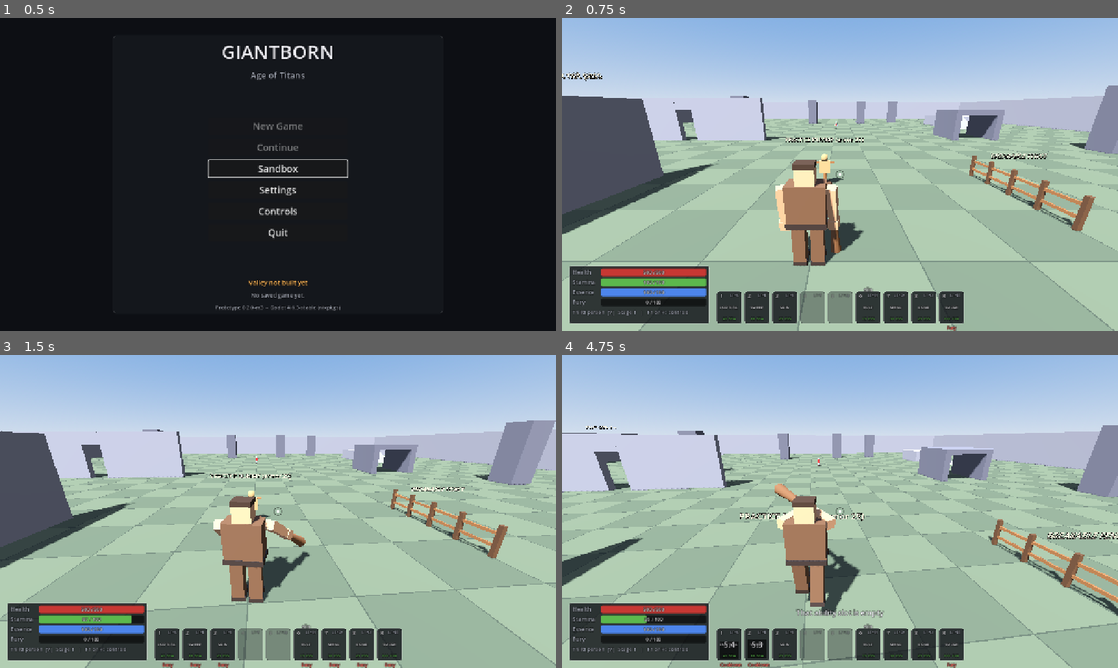
Above: before the commit, frames 1-4 (two rows, left to right).
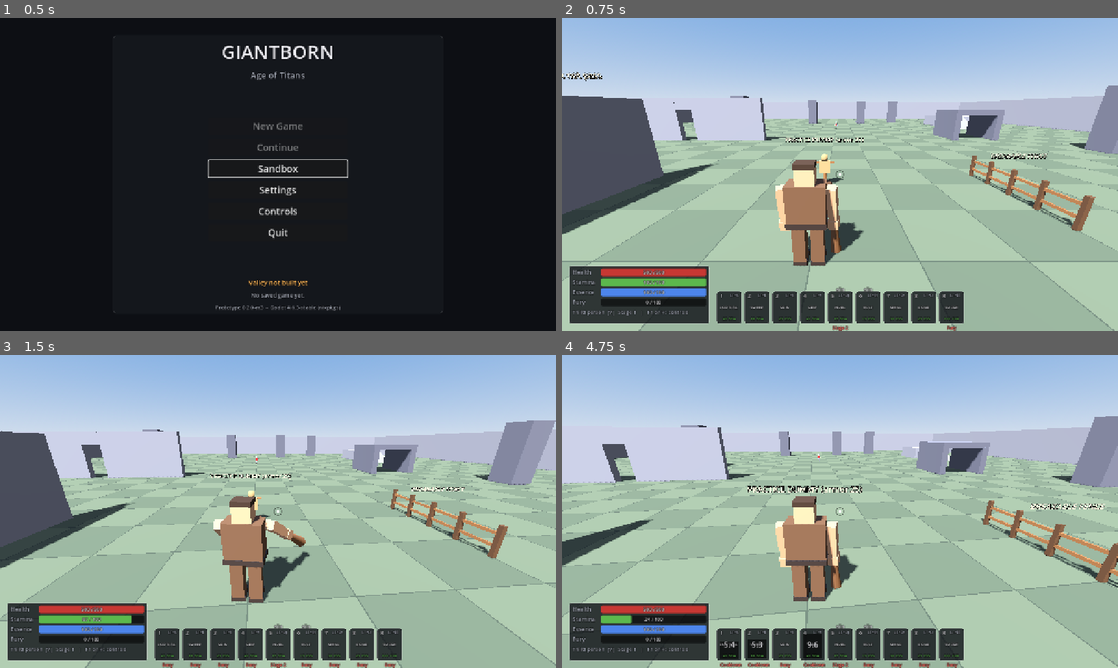
Above: after the commit, the same moments.

Repository: darkstalkermap-prog/Giantborne-Age-of-Titans
Game: Godot game, scene res://scenes/main.tscn
Two runs of this game, one before a commit and one after it. Both use one fixed random seed, a clock stepped at 60 frames per second and the inputs below.
Inputs (mouse positions are in pixels of both pictures, inside the frame that each line leads up to):
- Up to frame 1 (0.5 s): no input
- Up to frame 2 (0.75 s): click "Sandbox" at 0.5 s
- Up to frame 3 (1.5 s): tap Enter at 1.25 s; move the mouse to (305, 511) at 1.27 s; hold W (move_forward) from 1.28 s (still down); right-click (305, 511) at 1.35 s; click (305, 511) at 1.42 s
- Up to frame 4 (4.75 s): keep holding W (move_forward); tap F (jump) at 1.52, 2.27, 3.77, 4.52 s; move the mouse to (812, 511) at 2.02 s; tap 1 (ability_1) at 2.1 s; right-click (812, 511) at 2.3 s; move the mouse to (851, 505) at 2.77 s; tap 2 (ability_2) at 2.85 s; right-click (851, 505) at 3.05 s; move the mouse to (834, 517) at 3.52 s; tap 3 (ability_3) at 3.6 s; click (834, 517) at 3.67 s; right-click (834, 517) at 3.8 s; move the mouse to (878, 514) at 4.27 s; tap 4 (ability_4) at 4.35 s; right-click (878, 514) at 4.55 s

Frame 1 is identical in both runs. In frame 2, 0.9% of the frame differs, in the area x 42-53%, y 85-100%; in frame 3, 1.0%; in frame 4, 14%, in the area x 0-100%, y 19-100%.

Commit message:
P07: grab schema fields and data: grab_hold, throw_held, Crushing Grip, Boulder Hurl; slots 4-5, the ability library, growth.02 unlock; soldier and wolf grab_attach; a soldier staggers 1.5 s against a giant twice its height
Co-Authored-By: Claude Opus 5.5 <noreply@anthropic.com>
Claude-Session: https://claude.ai/code/session_01Go6wybtSnFfKQb9VkEEDGU

Diff:
--- /dev/null
+++ b/data/abilities/boulder_hurl.json
@@ -0,0 +1,30 @@
+{
+	"schema_version": 1,
+	"id": "ability.boulder_hurl",
+	"type": "action",
+	"kind": "ability",
+	"display_name": "Boulder Hurl",
+	"hotbar_label": "HURL",
+	"description": "Rip a rock from the ground and hurl it on an arc (25 m) at the locked target or the crosshair; it splashes 1.5 m. A projectile, so it topples what only projectiles can (the watch cairn).",
+	"power": 40,
+	"damage_type": "physical",
+	"ability_multiplier": 1.6,
+	"stamina_cost": 15,
+	"cooldown_s": 6,
+	"windup_s": 0.45,
+	"active_s": 0.05,
+	"recovery_s": 0.45,
+	"poise_damage": 30,
+	"max_hits_per_target": 1,
+	"interrupt_policy": "hard_stagger",
+	"tags": ["Ability", "Projectile", "Ranged", "Unparryable"],
+	"category": "projectile",
+	"uses_weapon": false,
+	"size_policy": "attacker_growth",
+	"hit_shape": "projectile",
+	"projectile": {"speed_mps": 28, "radius_m": 0.6, "range_m": 25, "gravity_mps2": 9.8, "aim": "lock_or_camera",
+		"arc_to_target": true, "launch_offset_m": [0.7, 3.2, -0.6], "visual": "boulder", "impact_radius_m": 1.5},
+	"movement": {"windup_speed_mult": 0.2, "active_speed_mult": 0.2, "recovery_speed_mult": 0.5},
+	"unlock_stage": 2,
+	"unlock_level": 3
+}
--- /dev/null
+++ b/data/abilities/crushing_grip.json
@@ -0,0 +1,31 @@
+{
+	"schema_version": 1,
+	"id": "ability.crushing_grip",
+	"type": "action",
+	"kind": "ability",
+	"display_name": "Crushing Grip",
+	"hotbar_label": "GRIP",
+	"description": "Crush a small target in your fist, then let it drop: the one you hold, or a staggered one in reach (grabbed and crushed in one move).",
+	"power": 40,
+	"damage_type": "physical",
+	"ability_multiplier": 1.5,
+	"stamina_cost": 20,
+	"cooldown_s": 10,
+	"windup_s": 0.25,
+	"active_s": 0.10,
+	"recovery_s": 0.35,
+	"poise_damage": 30,
+	"max_hits_per_target": 1,
+	"interrupt_policy": "hard_stagger",
+	"tags": ["Ability", "Grab", "Unblockable", "Unparryable"],
+	"category": "ability",
+	"uses_weapon": false,
+	"crit_eligible": false,
+	"size_policy": "attacker_growth",
+	"hit_shape": "grab",
+	"grab": {"mode": "crush", "release_after": true, "max_mass": "small"},
+	"motion": {"phase": "windup", "speed_mps": 9.0},
+	"movement": {"windup_speed_mult": 0.0, "active_speed_mult": 0.0, "recovery_speed_mult": 0.3},
+	"soft_target_max_deg": 0,
+	"unlock_level": 2
+}
--- /dev/null
+++ b/data/abilities/grab_hold.json
@@ -0,0 +1,30 @@
+{
+	"schema_version": 1,
+	"id": "ability.grab_hold",
+	"type": "action",
+	"kind": "ability",
+	"display_name": "Grab",
+	"hotbar_label": "GRAB",
+	"description": "E on a staggered target in reach: lunge (at most the stage's grab_lunge_m, stopping at 0.8 x grab_reach_m) and lift it. Then light or heavy throws it, E puts it down, Crushing Grip crushes it.",
+	"power": 0,
+	"damage_type": "physical",
+	"ability_multiplier": 1.0,
+	"stamina_cost": 0,
+	"cooldown_s": 0,
+	"windup_s": 0.25,
+	"active_s": 0.10,
+	"recovery_s": 0.20,
+	"poise_damage": 0,
+	"max_hits_per_target": 1,
+	"interrupt_policy": "hard_stagger",
+	"tags": ["Grab"],
+	"category": "ability",
+	"uses_weapon": false,
+	"crit_eligible": false,
+	"size_policy": "none",
+	"hit_shape": "grab",
+	"grab": {"mode": "hold"},
+	"motion": {"phase": "windup", "speed_mps": 9.0},
+	"movement": {"windup_speed_mult": 0.0, "active_speed_mult": 0.0, "recovery_speed_mult": 0.3},
+	"soft_target_max_deg": 0
+}
--- /dev/null
+++ b/data/abilities/throw_held.json
@@ -0,0 +1,32 @@
+{
+	"schema_version": 1,
+	"id": "ability.throw_held",
+	"type": "action",
+	"kind": "ability",
+	"display_name": "Throw",
+	"hotbar_label": "THROW",
+	"description": "Light or heavy while holding: hurl the held body on an arc at the locked target or the crosshair. It hits whatever it meets (ordinary hits), and lands hurt.",
+	"power": 40,
+	"damage_type": "physical",
+	"ability_multiplier": 1.2,
+	"stamina_cost": 12,
+	"cooldown_s": 0,
+	"windup_s": 0.30,
+	"active_s": 0.05,
+	"recovery_s": 0.40,
+	"poise_damage": 30,
+	"max_hits_per_target": 1,
+	"interrupt_policy": "hard_stagger",
+	"tags": ["Ability", "Throw", "Projectile", "Ranged", "Unparryable"],
+	"category": "projectile",
+	"uses_weapon": false,
+	"crit_eligible": false,
+	"size_policy": "attacker_growth",
+	"hit_shape": "projectile",
+	"projectile": {"speed_mps": 20, "radius_m": 0.6, "range_m": 20, "gravity_mps2": 9.8, "aim": "lock_or_camera",
+		"arc_to_target": true, "launch_offset_m": [-1.0, 4.3, 0.2], "visual": "thrown_body", "impact_radius_m": 1.5},
+	"movement": {"windup_speed_mult": 0.3, "active_speed_mult": 0.3, "recovery_speed_mult": 0.5},
+	"knockback_impulse": 4.0,
+	"knockback_max_speed": 8.0,
+	"soft_target_max_deg": 0
+}
--- a/data/enemies/soldier.json
+++ b/data/enemies/soldier.json
@@ -13,7 +13,8 @@
 	"resistances": {},
 	"immunities": [],
 	"attributes": {"strength": 10, "endurance": 10, "dexterity": 10, "intellect": 10, "willpower": 10, "constitution": 10},
-	"poise": {"threshold": 40, "recover_per_s": 20, "recover_delay_s": 3.0, "stagger_s": 1.0, "immunity_s": 1.5},
+	"poise": {"threshold": 40, "recover_per_s": 20, "recover_delay_s": 3.0, "stagger_s": 1.0, "immunity_s": 1.5,
+		"stagger_vs_larger_s": 1.5},
 	"stability": 1.0,
 	"walk_speed_mps": 1.6,
 	"run_speed_mps": 3.6,
@@ -65,5 +66,6 @@
 	"crit_chance": 0.0,
 	"xp_reward": 20,
 	"mass_class": "small",
+	"grab_attach": "torso_fist",
 	"nav_layers": 1
 }
--- a/data/enemies/wolf.json
+++ b/data/enemies/wolf.json
@@ -56,5 +56,6 @@
 	"crit_chance": 0.0,
 	"xp_reward": 15,
 	"mass_class": "small",
+	"grab_attach": "scruff",
 	"nav_layers": 1
 }
--- a/data/growth/growth_02.json
+++ b/data/growth/growth_02.json
@@ -38,5 +38,5 @@
 	"nav_layers": 4,
 	"footstep_shake": 0.05,
 	"interaction_permissions": ["grab_small", "throw_boulder"],
-	"unlocks": []
+	"unlocks": ["ability.boulder_hurl"]
 }
--- a/data/player/giant.json
+++ b/data/player/giant.json
@@ -17,6 +17,7 @@
 	"crit_chance": 0.05,
 	"crit_multiplier": 1.5,
 	"stability": 1.0,
+	"mass_class": "large",
 	"loadout": {
 		"light_chain": "ability.light_1",
 		"heavy": "ability.heavy_1",
@@ -24,8 +25,8 @@
 		"block": "action.block",
 		"jump": "action.jump",
 		"sprint": "action.sprint",
-		"slots": ["ability.heavy_footfall", "ability.sweeping_blow", "ability.stone_skin", "", "",
-			"ability.runic_bolt", "ability.ancestral_mend", "ability.thunder_roar"],
+		"slots": ["ability.heavy_footfall", "ability.sweeping_blow", "ability.stone_skin", "ability.crushing_grip",
+			"ability.boulder_hurl", "ability.runic_bolt", "ability.ancestral_mend", "ability.thunder_roar"],
 		"ultimate": "ability.titan_surge"
 	}
 }
--- a/data/progression/progression_default.json
+++ b/data/progression/progression_default.json
@@ -11,7 +11,8 @@
 	"prototype_xp_label": "Prototype pacing: accelerated quest XP",
 	"death_reload_floor": {"health": 0.6, "stamina": 1.0, "essence": 0.5},
 	"ability_library": ["ability.heavy_footfall", "ability.sweeping_blow", "ability.stone_skin",
-		"ability.runic_bolt", "ability.ancestral_mend", "ability.thunder_roar", "ability.titan_surge"],
+		"ability.crushing_grip", "ability.boulder_hurl", "ability.runic_bolt", "ability.ancestral_mend",
+		"ability.thunder_roar", "ability.titan_surge"],
 	"new_game": {
 		"level": 1,
 		"growth_profile": "growth.01",
--- a/scripts/core/schemas/action_schema.gd
+++ b/scripts/core/schemas/action_schema.gd
@@ -149,6 +149,16 @@
 	(f.arc.fields as Dictionary)["pitch_mid_deg"] = U.num(-89.0, 89.0)
 
 	## @anchor P07
+	# Grab actions (hit_shape "grab", run in EXECUTING; PlayerGrab): "hold" lifts the target,
+	# "crush" also squeezes it with the action's hit, then lets go when release_after is set.
+	# max_mass caps what this action works on below the stage's grab_capacity (Crushing Grip:
+	# small, so a stage-3 giant can lift an ogre but not crush it).
+	f.merge({
+		"grab": {"t": "dict", "fields": {
+			"mode": U.str_field(true, ["hold", "crush"]),
+			"release_after": U.bool_field(),
+			"max_mass": U.str_field(false, DataValidator.MASS_CLASSES)}},
+	})
 
 	## @anchor P09
 
@@ -242,6 +252,10 @@
 		out.errors.append("%s: ai_min_range_m must be <= ai_max_range_m" % ctx)
 
 	## @anchor P07
+	if str(d.get("hit_shape", "")) == "grab":
+		U.require(d, ["grab"], ctx, out, "hit_shape 'grab'")
+	elif d.has("grab"):
+		out.errors.append("%s: a 'grab' block needs hit_shape 'grab'" % ctx)
 
 	## @anchor P09
 
--- a/scripts/core/schemas/enemy_schema.gd
+++ b/scripts/core/schemas/enemy_schema.gd
@@ -103,6 +103,10 @@
 	})
 
 	## @anchor P07
+	# How a giant's hand holds this enemy [none = it cannot be grabbed]: torso_fist (soldiers,
+	# archers, mages), scruff (wolves), two_hand (ogres, stage 3). The grab point is the scene's
+	# Anchors/Grab marker.
+	f.merge({"grab_attach": U.str_field(false, DataValidator.GRAB_ATTACH)})
 
 	## @anchor P09
 
